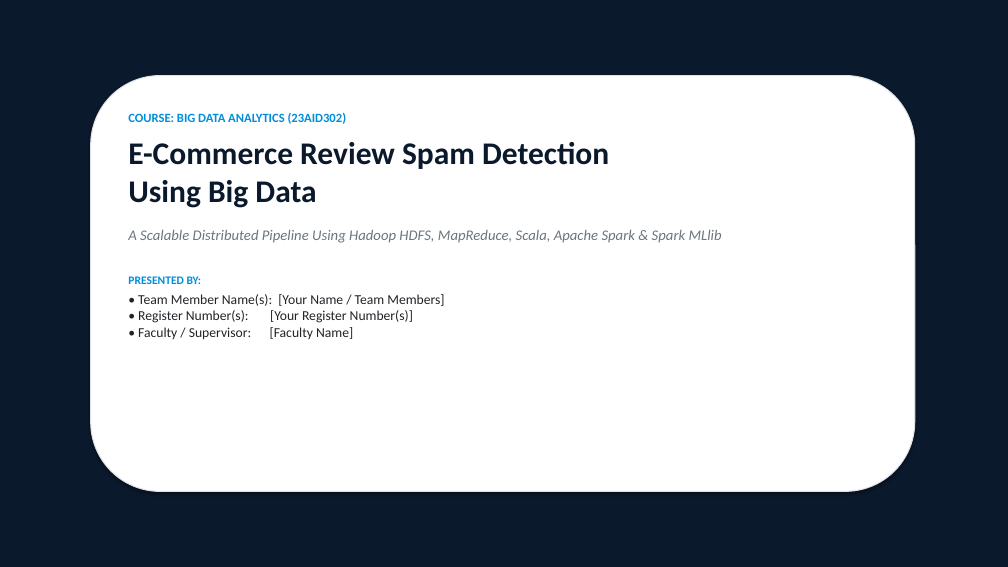
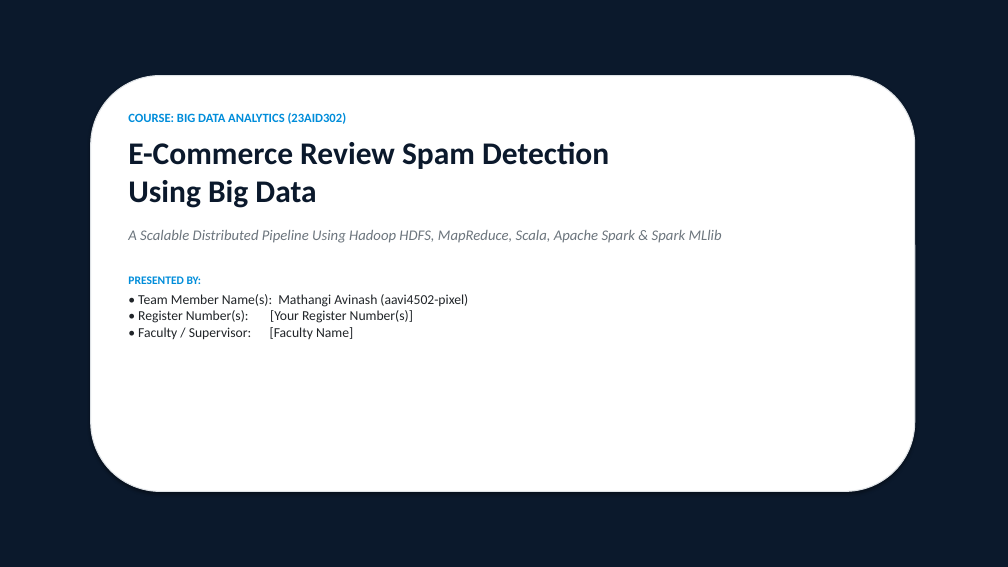
Before and after one commit to aavi4502-pixel/ecommerce-review-spam-detection-bigdata, a slide deck: slide 1 of Amazon_Reviews_BigData_Presentation.pptx. Drawn at 1008x567 pixels with LibreOffice and Linux fonts; fonts in the diff are those of the drawing. Boxes give left, top, right and bottom in pixels: in the first picture for what was removed or moved away, otherwise in the second. Text is boxed around its words. In the diff, an @@ line names an element or a change of style, - is before the commit and + after.

```diff
--- a/Amazon_Reviews_BigData_Presentation.pptx
+++ b/Amazon_Reviews_BigData_Presentation.pptx
@@ text at box(138, 294, 468, 340): text changed @@
-• Team Member Name(s): [Your Name / Team Members]
-• Register Number(s): [Your Register Number(s)]
-• Faculty / Supervisor: [Faculty Name]
+• Team Member Name(s): Mathangi Avinash (aavi4502-pixel)
+• Register Number(s): [Your Register Number(s)]
+• Faculty / Supervisor: [Faculty Name]
```
Also in this commit, not shown: 1 other slide changed, 1 other file.
